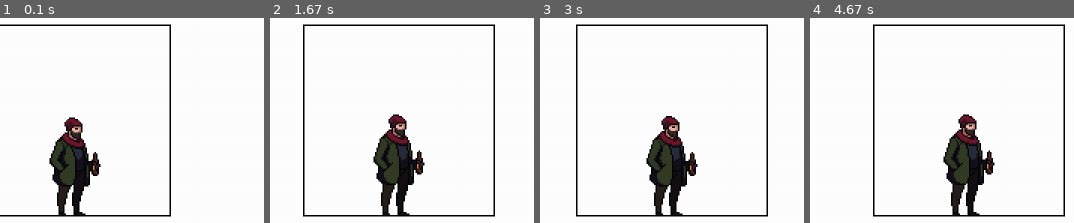
Above: before the commit, frames 1-4 (left to right).
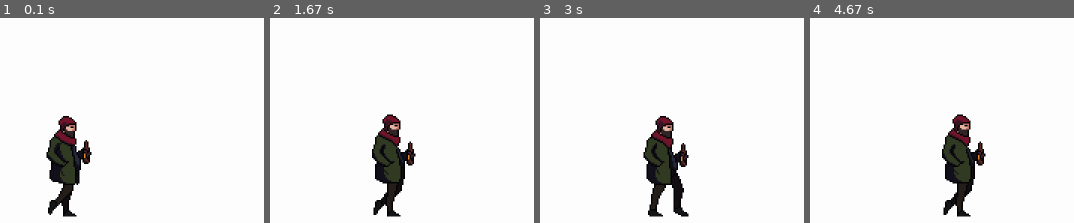
Above: after the commit, the same moments.

Repository: mariaeduardarabelo/MariaEduarda
Game: pygame game, started from homelessWalker.py/main.py
Same seed, same stepped clock (60 frames per second), same inputs: the game is played once before the commit and once after it.
Inputs:
- Up to frame 1 (0.1 s): no input
- Up to frame 2 (1.67 s): hold Right 0.33-0.8 s; hold Right 0.83-1.3 s; hold Left from 1.33 s (still down)
- Up to frame 3 (3 s): release Left at 1.87 s; hold Left 1.9-2.3 s; hold Right 2.33-2.97 s
- Up to frame 4 (4.67 s): hold Left 3-3.47 s; hold Right 3.5-3.97 s; hold Right 4-4.47 s; hold Left from 4.5 s (still down)

The runs differ from the first frame. In frame 1, 6.3% of the frame differs, in the area x 0-65%, y 2-98%; in frame 2, 7.0%; in frame 3, 7.0%, in the area x 13-87%, y 2-98%; in frame 4, 7.0%.

Commit message:
Atualização

Diff:
--- a/homelessWalker.py/main.py
+++ b/homelessWalker.py/main.py
@@ -9,23 +9,23 @@
 pygame.display.set_caption("Homelees Walker")
 dt = 0
 
-folhaSpritesIdle = pygame.image.load("assets/Homeless_1/Idle.png").convert_alpha()
+folhaSpritesWalk = pygame.image.load("assets/Homeless_1/Walk.png").convert_alpha()
 folhaSpritesWalk = pygame.image.load("assets/Homeless_1/Walk.png").convert_alpha()
 
 #define os frames
-framesIdle = []
+framesWalk = []
 
 for i in range(6):
-    frame = folhaSpritesIdle.subsurface(i * 128, 0, 128, 128)
+    frame = folhaSpritesWalk.subsurface(i * 128, 0, 128, 128)
     frame = pygame.transform.scale(frame, (256,256))
-    framesIdle.append(frame)
+    framesWalk.append(frame)
 
-#variaveis da animaçao do personagem parado
-indexFrameIdle = 0
-tempoAnimacaoIdle = 0.0
-velocidadeAnimacaoIdle = 10
+#variaveis da animaçao do personagem parado = 0
+indexFrameWalk = 0
+tempoAnimacaoWalk = 0.0
+velocidadeAnimacaoWalk = 10
 
-personagemRect = framesIdle[0].get_rect(midbottom = (100, 480))
+personagemRect = framesWalk[0].get_rect(midbottom = (100, 480))
 gravidade = 1
 
 while True:
@@ -37,11 +37,11 @@
     tela.fill((255,255,255))
 
     #Atualiza a animação do personagem parado
-    tempoAnimacaoIdle += dt
+    tempoAnimacaoWalk += dt
 
-    if tempoAnimacaoIdle >= 1 / velocidadeAnimacaoIdle:
-        indexFrameIdle = (indexFrameIdle + 1) % len(framesIdle)
-        tempoAnimacaoIdle = 0.0
+    if tempoAnimacaoWalk >= 1 / velocidadeAnimacaoWalk:
+        indexFrameWalk = (indexFrameWalk + 1) % len(framesWalk)
+        tempoAnimacaoWalk = 0.0
 
 
     #Movimenta o personagem no eixo x
@@ -69,9 +69,9 @@
     #     personagemRect.y +=100 * dt
 
     #Desenha o personagem
-    tela.blit(framesIdle[indexFrameIdle],personagemRect)
+    tela.blit(framesWalk[indexFrameWalk],personagemRect)
 
-    pygame.draw.rect(tela, (0, 0, 0), personagemRect, 2)
+    #pygame.draw.rect(tela, (0, 0, 0), personagemRect, 2)
 
     pygame.display.update()
     dt = relogio.tick(60)/1000
